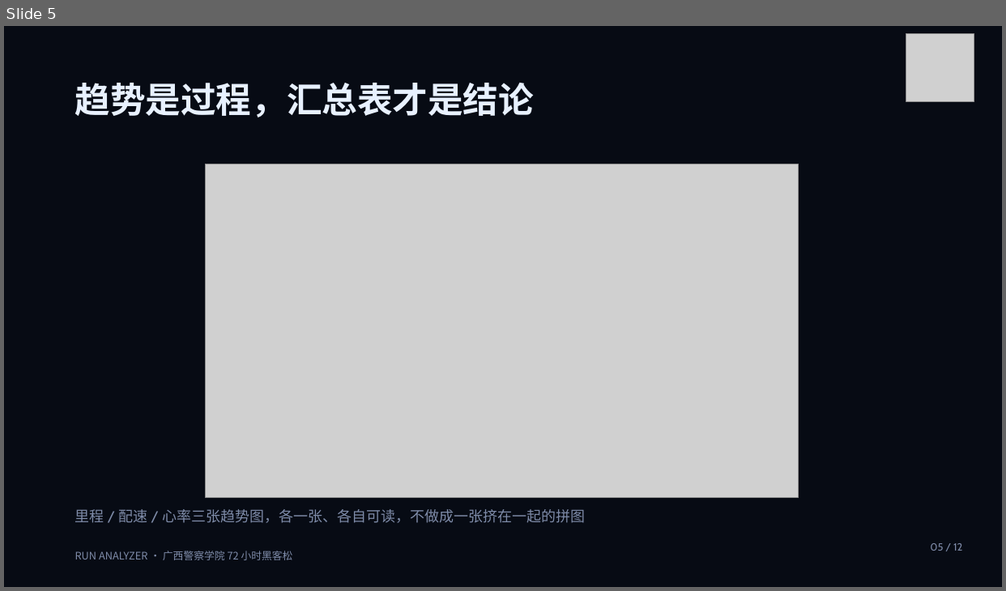
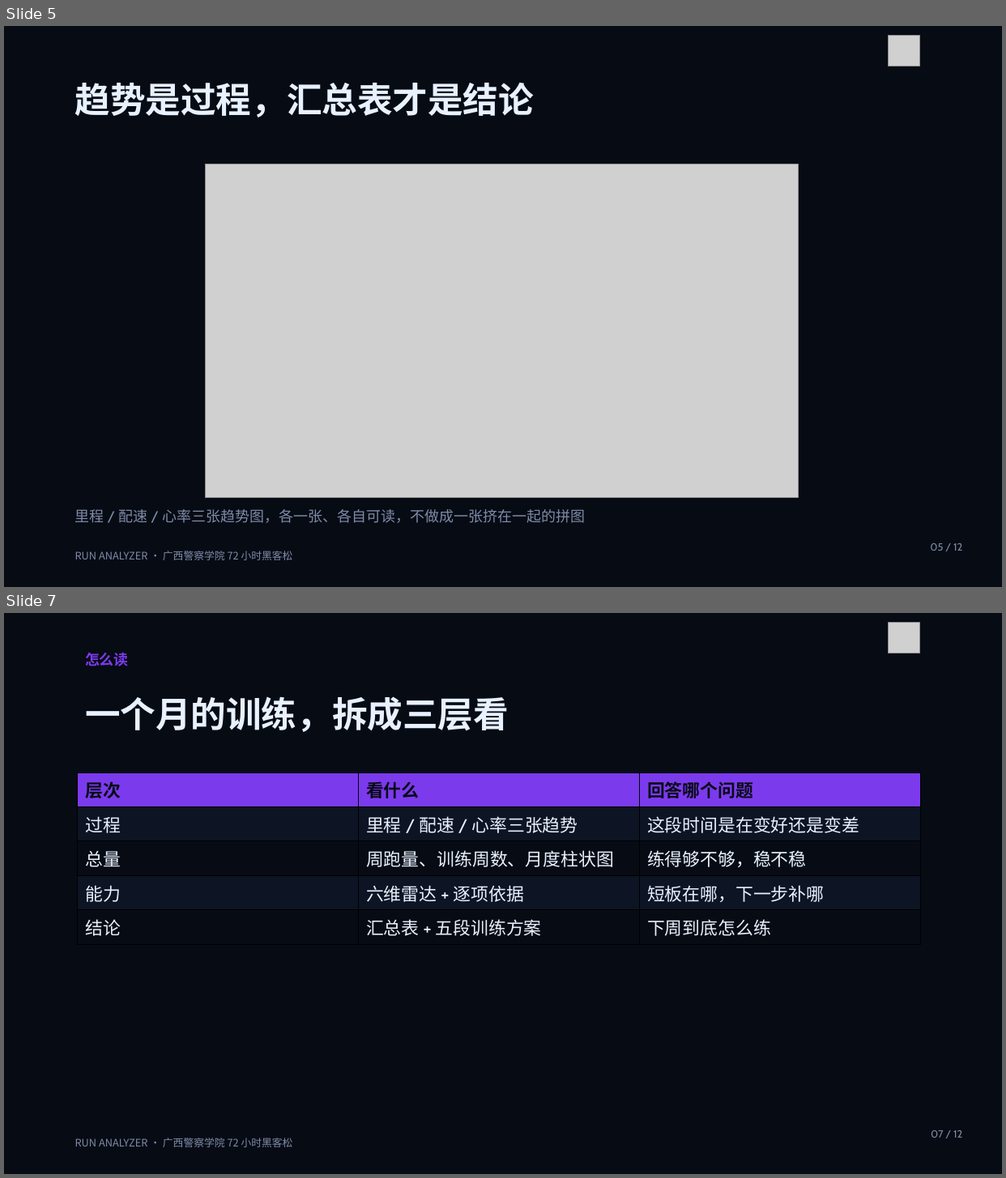
Before and after one commit to www0255/run.analyzer, a slide deck: hackathon/答辩多页PPT-dsh.pptx. Shown one above the other, each under a label of ours: slide 5 before the commit, slides 5 and 7 after it; the slides between them are not shown. The pictures are 1006x591 and 1006x1178 pixels, drawn with LibreOffice and Linux fonts; fonts in the diff are those of the drawing; grey boxes stand for pictures. Boxes give left, top, right and bottom in pixels: in the first picture for what was removed or moved away, otherwise in the second. Text is boxed around its words. In the diff, an @@ line names an element or a change of style, - is before the commit and + after.

```diff
--- a/hackathon/答辩多页PPT-dsh.pptx
+++ b/hackathon/答辩多页PPT-dsh.pptx
@@ slide 7 added at (4,613,1002,1174), background #070B14 @@
@@ picture added at (889,622,919,653) @@
@@ text added at (85,652,129,666), 14 pt, text #7C3AED, bold @@
+怎么读
@@ text added at (85,696,509,732), 34 pt, text #E8F1FF, bold @@
+一个月的训练，拆成三层看
@@ table added at (78,773,919,944), 5 rows, 3 columns @@
+层次 | 看什么 | 回答哪个问题
+过程 | 里程 / 配速 / 心率三张趋势 | 这段时间是在变好还是变差
+总量 | 周跑量、训练周数、月度柱状图 | 练得够不够，稳不稳
+能力 | 六维雷达 + 逐项依据 | 短板在哪，下一步补哪
+结论 | 汇总表 + 五段训练方案 | 下周到底怎么练
@@ text added at (75,1138,293,1148), 10 pt, text #7E8BA8 @@
+RUN ANALYZER · 广西警察学院 72 小时黑客松
@@ text added at (931,1131,962,1138), 10 pt, text #7E8BA8 @@
+07 / 12
@@ slide 5 changed as well @@
@@ picture: place and size @@
-picture at (906,33,974,101)
+picture at (889,35,919,66)
```
Also in this commit, not shown: 10 other slides changed, 1 slide removed, 24 other files.
